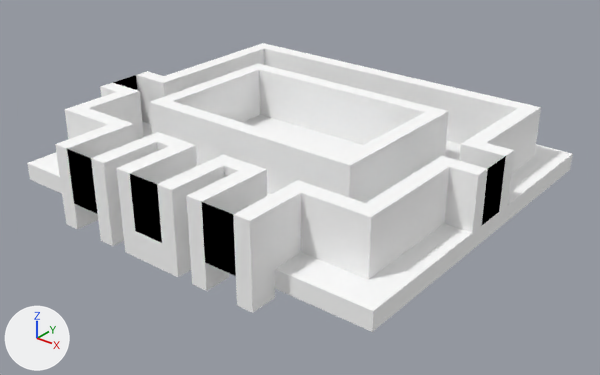
Before and after pictures for a commit that changed the Blender file Blender_Models/Level.blend.
Rendered twice from a 50 mm lens placed at (26.4, -33.3, 19.3), pointed at (0.8, -1.3, -0.6). The lights are fixed; the arrows at lower left show +X, +Y and +Z.
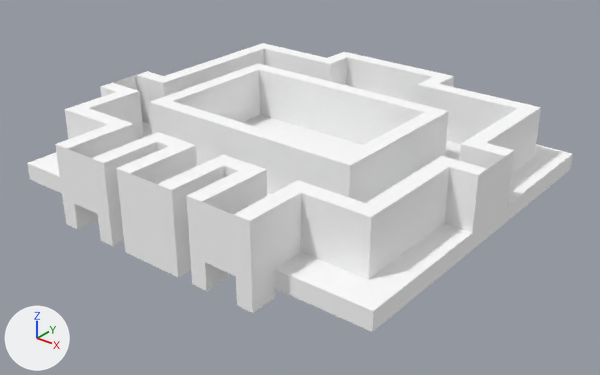
Commit message: Level blender bestand geupdate en open deur voor mike

Edits to the scene script, one JSON object a line:
```json
{"block": "me_cube", "where": "# used by ob_cube; location = (0.0, 0.0, 0.0); scale = (10.0, 10.0, 0.5)"}
{"op": "remove", "block": "me_cube", "code": "me_cube.from_pydata(...)  # 959 vertices, 890 faces, 4 loose edges; spans x -1.15..1.15, y -1.15..1.0, z -1.96..6.92"}
{"op": "add", "block": "me_cube", "code": "me_cube.from_pydata(...)  # 987 vertices, 902 faces, 4 loose edges; spans x -1.15..1.15, y -1.15..1.0, z -1.96..6.92"}
{"block": "me_cube", "change": "me_cube part 1"}
{"block": "me_cube", "change": "12 vertices are removed from x -0.27..0.18, y 0.73..0.82, z 6.92"}
{"block": "me_cube", "change": "32 faces are deleted"}
{"block": "me_cube", "change": "10 vertices are added at x -0.36..0.27, y 0.73..0.82, z 1.0"}
{"block": "me_cube", "change": "24 new vertices lie (0.0, 0.0, 5.92) away from vertices in x -0.45..0.36, y 0.82..1.0, z 1.0"}
{"block": "me_cube", "change": "6 new vertices lie (0.0, 0.09, 0.0) away from vertices in x -0.27..0.18, y 0.73, z 1.0"}
{"block": "me_cube", "change": "44 new faces join them"}
{"block": "me_cube", "change": "me_cube part 2: 5 faces spanning x -1.15..1.15, y -1.15..0.09, z 1.0..6.92 switch from mat_exit (black #000000) to mat_material (white #ffffff)"}
```

Pixel boxes (x1, y1, x2, y2) of what changed, in the pictures (600 x 375 px; the box of a moved part takes in the faces that stretch with it):
```json
{"part": 1, "of": "me_cube", "change": "moved or reshaped", "before": [330, 61, 425, 103], "after": [328, 52, 454, 103]}
{"part": 2, "of": "me_cube", "change": "recoloured", "before": [67, 75, 506, 276], "after": [67, 75, 506, 276], "on screen": "black to white"}
```
